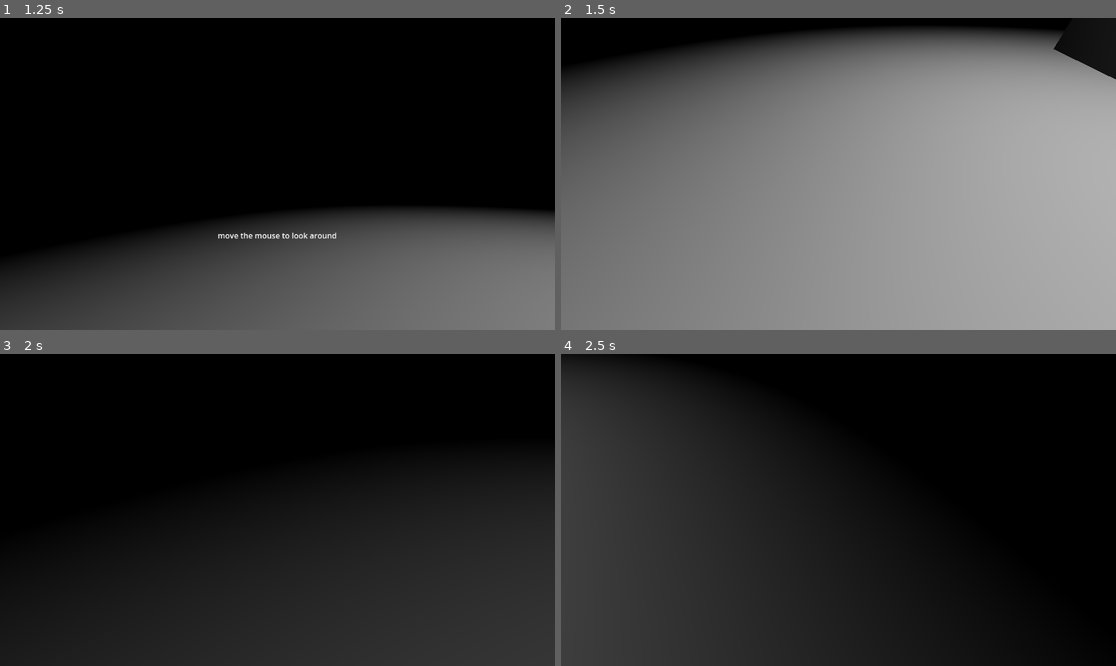
Above: before the commit, frames 1-4 (two rows, left to right).
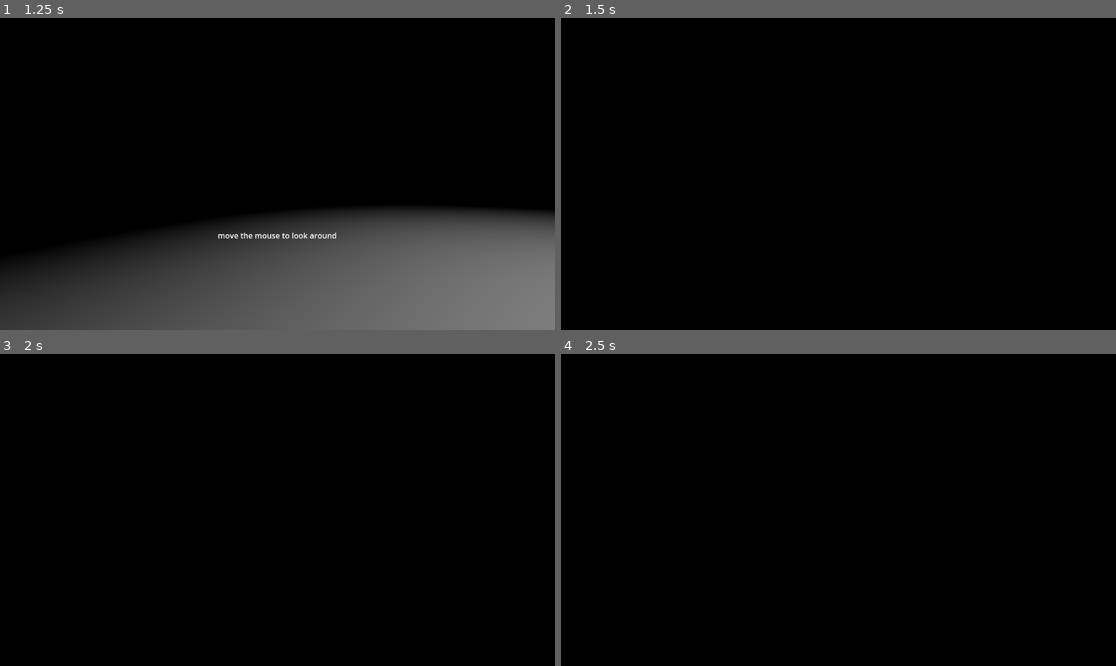
Above: after the commit, the same moments.

Repository: beForged/liminal_game
Game: Godot game, scene res://main_menu.tscn
Two runs of this game, one before a commit and one after it. Both use one fixed random seed, a clock stepped at 60 frames per second and the inputs below.
Inputs (mouse positions are in pixels of both pictures, inside the frame that each line leads up to):
- Up to frame 1 (1.25 s): click "Start" at 0.5 s
- Up to frame 2 (1.5 s): tap Enter (ui_accept) at 1.25 s; move the mouse to (866, 174) at 1.27 s; hold W (move_forward) from 1.28 s (still down); tap E at 1.35 s
- Up to frame 3 (2 s): keep holding W (move_forward); tap Enter (ui_accept) at 1.52 s
- Up to frame 4 (2.5 s): keep holding W (move_forward); move the mouse to (810, 510) at 2.02 s; tap E at 2.1 s; tap Enter (ui_accept) at 2.27 s

Frame 1 is identical in both runs. In frame 2, 92% of the frame differs, in the area x 0-100%, y 3-100%; in frame 3, 40%; in frame 4, 43%.

Commit message:
add esc key on menu

Diff:
--- a/Menu.gd
+++ b/Menu.gd
@@ -9,7 +9,10 @@
 	quitbutton.pressed.connect(self.closeButtonPressed)
 
 
-
+func _input(event):
+	if event is InputEventKey:
+		if event.pressed and event.keycode == KEY_ESCAPE:
+			closeButtonPressed()
 
 func closeButtonPressed():
 	get_tree().root.propagate_notification(NOTIFICATION_WM_CLOSE_REQUEST)
--- a/mainScene.tscn
+++ b/mainScene.tscn
@@ -1,9 +1,11 @@
-[gd_scene load_steps=6 format=3 uid="uid://dmgbcnxrr667c"]
+[gd_scene load_steps=8 format=3 uid="uid://dmgbcnxrr667c"]
 
 [ext_resource type="Script" path="res://mainScene.gd" id="1_gohfv"]
 [ext_resource type="PackedScene" uid="uid://cid071jugrrvn" path="res://player.tscn" id="1_hbik5"]
 [ext_resource type="PackedScene" uid="uid://etr3wftl0ubb" path="res://gameplay_ui.tscn" id="2_vpbl1"]
 [ext_resource type="AudioStream" uid="uid://rp3s8wmvbo27" path="res://VID_20240417_161015.wav" id="4_s6mbl"]
+[ext_resource type="ArrayMesh" uid="uid://24wpd82tr1f6" path="res://car-scaleref.obj" id="5_cr0w4"]
+[ext_resource type="ArrayMesh" uid="uid://vm3uiuqmwhof" path="res://car-scaleref-smooth.obj" id="6_ho3xn"]
 
 [sub_resource type="StandardMaterial3D" id="StandardMaterial3D_ixwju"]
 transparency = 1
@@ -46,6 +48,7 @@
 [node name="SpotLight3D" type="SpotLight3D" parent="light proto"]
 transform = Transform3D(1, 0, 0, 0, -4.37114e-08, 1, 0, -1, -4.37114e-08, 0, 0, 0)
 light_energy = 20.0
+shadow_enabled = true
 spot_range = 16.671
 spot_angle = 65.9831
 
@@ -71,3 +74,11 @@
 transform = Transform3D(1, 0, 0, 0, 1, 0, 0, 0, 1, 74, 1, 63)
 stream = ExtResource("4_s6mbl")
 max_distance = 10.0
+
+[node name="Car-scaleref" type="MeshInstance3D" parent="."]
+transform = Transform3D(1, 0, 0, 0, 1, 0, 0, 0, 1, 5.5848, -4.76837e-07, 5.58101)
+mesh = ExtResource("5_cr0w4")
+
+[node name="Car-scaleref-smooth" type="MeshInstance3D" parent="."]
+transform = Transform3D(1, 0, 0, 0, 1, 0, 0, 0, 1, 2.54999, 0, 5.77336)
+mesh = ExtResource("6_ho3xn")
--- a/player.tscn
+++ b/player.tscn
@@ -7,10 +7,13 @@
 
 [node name="Player" type="CharacterBody3D"]
 script = ExtResource("1_gtijp")
+mouse_sensitivity = 0.002
 
 [node name="CollisionShape3D" type="CollisionShape3D" parent="."]
 transform = Transform3D(1, 0, 0, 0, 1, 0, 0, 0, 1, 0, 1, 0)
 shape = SubResource("CapsuleShape3D_oruyo")
+
+[node name="MeshInstance3D" type="MeshInstance3D" parent="CollisionShape3D"]
 
 [node name="Camera3D" type="Camera3D" parent="."]
 unique_name_in_owner = true
